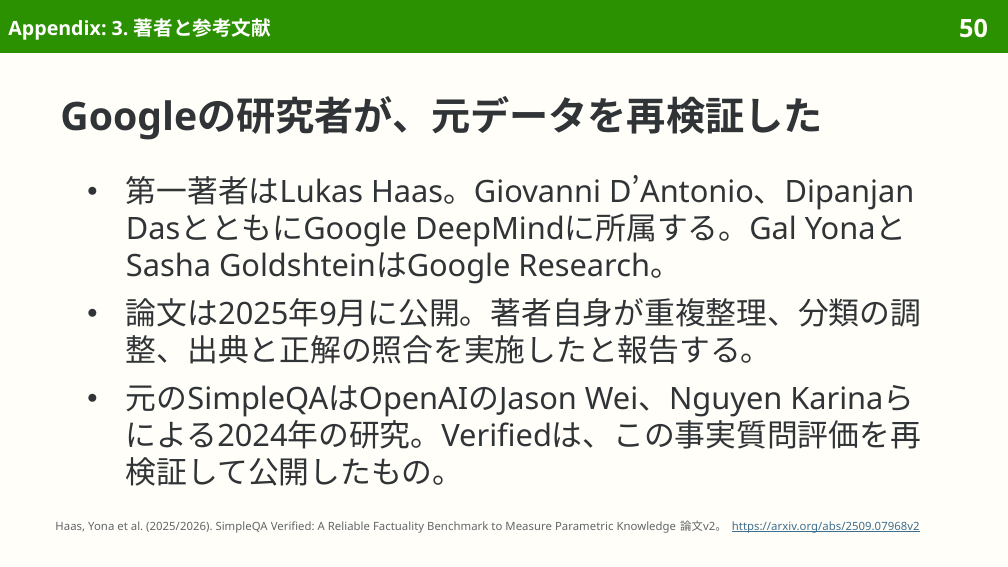
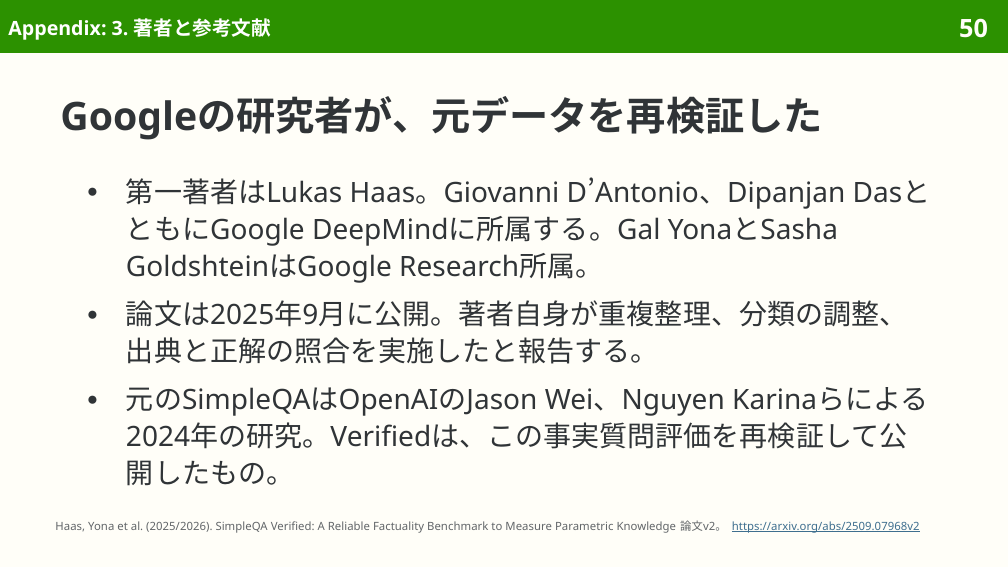
Before and after one commit to sasakiy84/datasets-in-10-minutes, a slide deck: slide 50 of slides/datasets-in-10-minutes-simpleqa-verified.pptx. Drawn at 1008x567 pixels with LibreOffice and Linux fonts; fonts in the diff are those of the drawing. Boxes give left, top, right and bottom in pixels: in the first picture for what was removed or moved away, otherwise in the second. Text is boxed around its words. In the diff, an @@ line names an element or a change of style, - is before the commit and + after.

```diff
--- a/slides/datasets-in-10-minutes-simpleqa-verified.pptx
+++ b/slides/datasets-in-10-minutes-simpleqa-verified.pptx
@@ text at [126, 177, 846, 283]: text changed; size 22 to 20 pt @@
-● 第一著者はLukas Haas。Giovanni D’Antonio、Dipanjan DasとともにGoogle DeepMindに所属する。Gal YonaとSasha GoldshteinはGoogle Research。
+● 第一著者はLukas Haas。Giovanni D’Antonio、Dipanjan DasとともにGoogle DeepMindに所属する。Gal YonaとSasha GoldshteinはGoogle Research所属。
@@ text at [126, 300, 907, 486]: size 22 to 20 pt in "論文は2025年9月に公開。著者自身が重複整理、分類の調整、出典と正解の照合を実施したと報告する。", "元のSimpleQAはOpenAIのJason Wei、Nguyen Karinaらによる2024年の研究。Verifi ..." @@
```
Also in this commit, not shown: 13 other slides changed, 7 other files.
